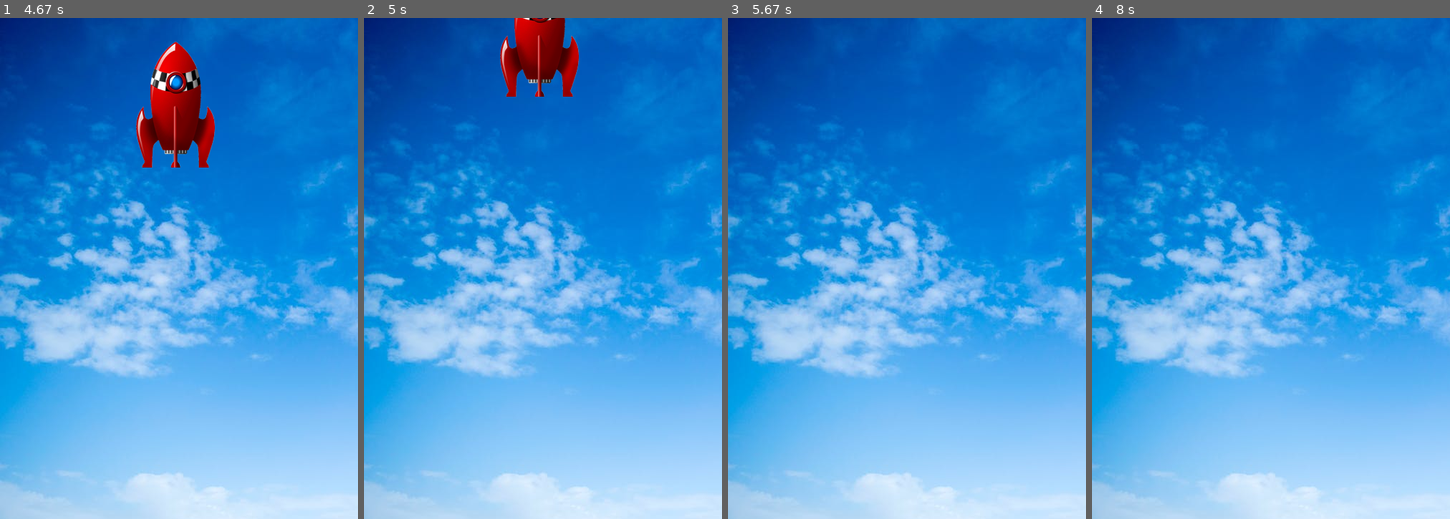
Above: before the commit, frames 1-4 (left to right).
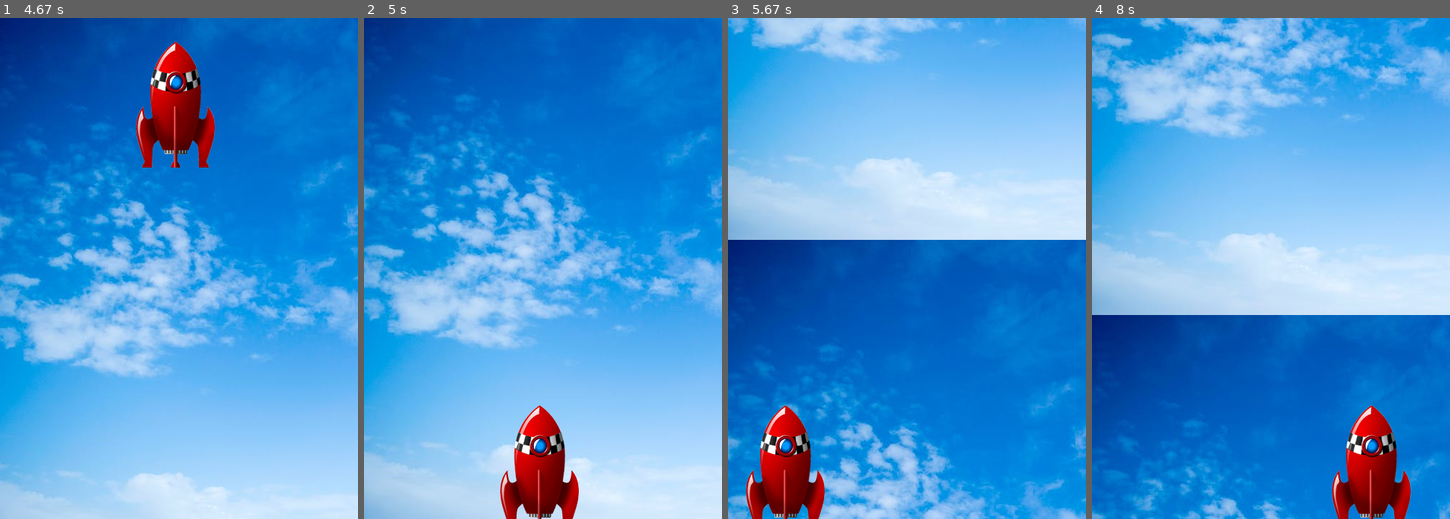
Above: after the commit, the same moments.

Repository: davidchung29/MakeSPP-RiversideSTEM-Python
Game: pygame game, started from makesppProject/main.py
Same seed, same stepped clock (60 frames per second), same inputs: the game is played once before the commit and once after it.
Inputs:
- Up to frame 1 (4.67 s): no input
- Up to frame 2 (5 s): no input
- Up to frame 3 (5.67 s): hold Left 5.13-5.6 s; hold Right from 5.63 s (still down)
- Up to frame 4 (8 s): release Right at 6.27 s; hold Left 6.3-6.77 s; hold Right 6.8-7.27 s; hold Right 7.3-7.77 s; hold Left from 7.8 s (still down)

Frame 1 is identical in both runs. In frame 2, 37% of the frame differs, in the area x 0-100%, y 0-100%; in frame 3, 99%; in frame 4, 99%.

Commit message:
added a scrolling background
need to fix scrolling background problem

Diff:
--- a/makesppProject/main.py
+++ b/makesppProject/main.py
@@ -11,7 +11,10 @@
 W,H = 500, 700
 win = pygame.display.set_mode((W,H))
 pygame.display.set_caption("Game")
+
 bg = pygame.image.load(os.path.join('images','bg.jpeg'))
+bgY = int(0)
+bgY2 = bg.get_height()
 
 class player(object):       # created class for player
     img = pygame.image.load(os.path.join('images', 'rocket.png'))
@@ -34,14 +37,16 @@
             win.blit(self.img, (self.x, self.y))
 
 def redrawGameWindow():   #this function basicaly refreshes the screen to keep it updated
-    win.blit(bg, (0, 0))     #draws the background at the center, or 0,0
+    win.blit(bg, (0, bgY2))
+    win.blit(bg, (0, bgY))  # draws our first bg image# draws the second bg image   #draws the background at the center, or 0,0
     player.draw(win)           #draws the player in the window
     pygame.display.update()     #checks for any inputs from user, then updates the program
     fpsClock.tick(FPS)          #refresehes every FPS
 
-#player = player(220,370,40,60)       #draws player at 150,370 with width 40 and height 60
+      #draws player at 150,370 with width 40 and height 60
 wait = True
 intro = False #makes introduction true
+starting = False
 run = False # makes main run false
 
 player = player(190, 540, 40, 60)
@@ -56,36 +61,48 @@
                 pygame.quit()
 
         player.y -= player.vel/2
-        if player.y == 260:
+
+        while player.y == 260:
             player.y-= player.vel
+
+        if player.y == -50:
+            wait = False
+            starting = True
+            print("max reached")
+            while starting:
+                player.x = 190
+                player.y = 540
+                starting = False
+                run = True
+                while run:
+                    bgY -= player.vel
+                    bgY2 -= player.vel
+                    if bgY < bg.get_height() * -1:
+                        bgY = bg.get_height()
+                    if bgY2 < bg.get_height() * -1:
+                        bgY2 = bg.get_height()
+
+                    for event in pygame.event.get():  # checks for input
+                        if event.type == pygame.QUIT:  # if input is quit(the x at the top of the screen)
+                            pygame.quit()  # if program recieves quit input, closes program
+
+                    keys = pygame.key.get_pressed()  # making life easier
+
+                    if keys[
+                        pygame.K_LEFT] and player.x > player.vel:  # if player presses left key and player's horizontal positioin is greater than the velocity
+                        player.x -= player.vel
+                        player.left = True
+                        player.right = False
+
+                    elif keys[pygame.K_RIGHT] and player.x < 500 - player.vel - player.width:
+                        player.x += player.vel
+                        player.left = False
+                        player.right = True
+                    elif keys[pygame.K_q]:
+                        pygame.quit()
+
+                    redrawGameWindow()
 
         redrawGameWindow()
 
-
-run = True                            # makes main game run True
-
-
-
-while run:
-
-    for event in pygame.event.get():       #checks for input
-        if event.type == pygame.QUIT:        # if input is quit(the x at the top of the screen)
-            run = False                         # if program recieves quit input, closes program
-
-    keys = pygame.key.get_pressed()          #making life easier
-
-    if keys[pygame.K_LEFT] and player.x > player.vel:     #if player presses left key and player's horizontal positioin is greater than the velocity
-        player.x -= player.vel
-        player.left = True
-        player.right = False
-
-    elif keys[pygame.K_RIGHT] and player.x < 500 - player.vel - player.width:
-        player.x += player.vel
-        player.left = False
-        player.right = True
-    elif keys[pygame.K_q]:
-        pygame.quit()
-
-    redrawGameWindow()
-
 pygame.quit()
